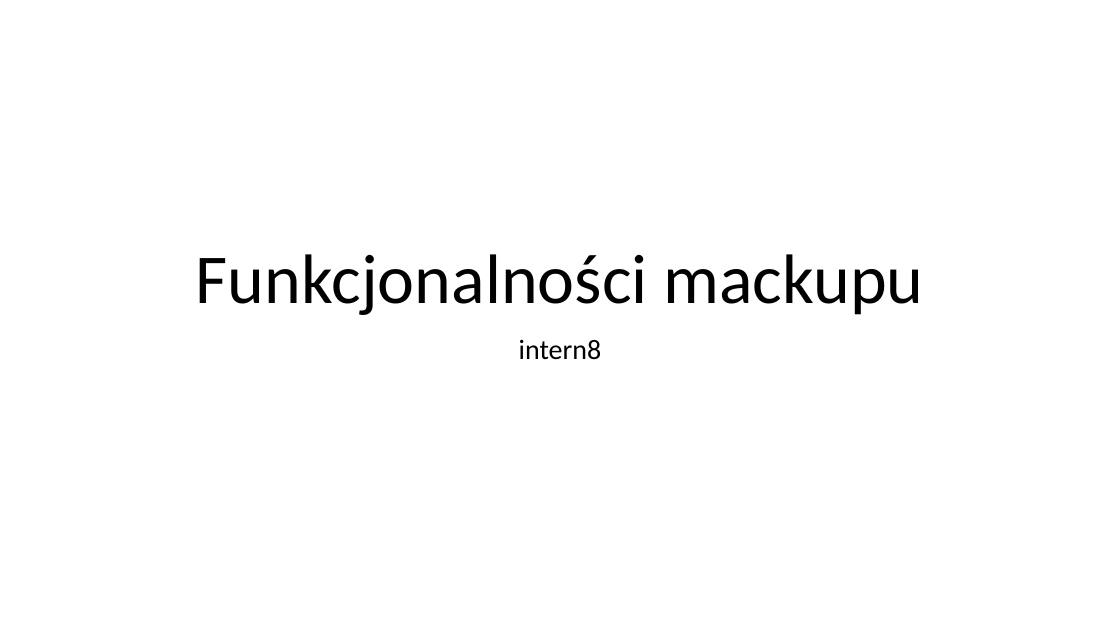
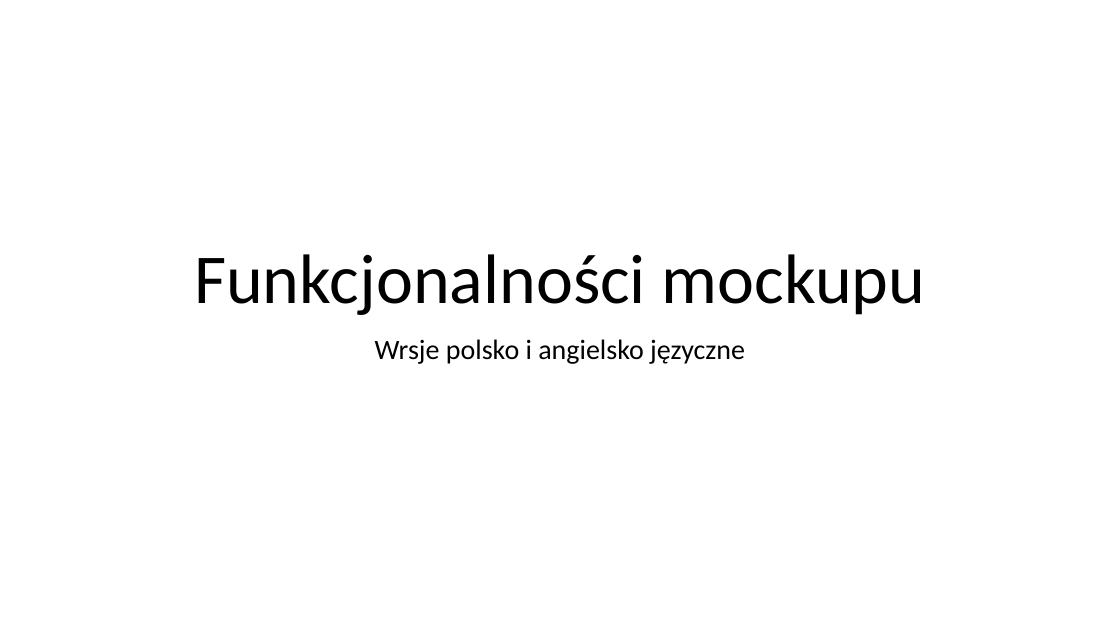
Before and after one commit to SzczepanRy/mockup, a slide deck: slide 1 of prentacje/Funkcjonalności strony.pptx. Drawn at 1120x630 pixels with LibreOffice and Linux fonts; fonts in the diff are those of the drawing. Boxes give left, top, right and bottom in pixels: in the first picture for what was removed or moved away, otherwise in the second. Text is boxed around its words. In the diff, an @@ line names an element or a change of style, - is before the commit and + after.

```diff
--- a/prentacje/Funkcjonalności strony.pptx
+++ b/prentacje/Funkcjonalności strony.pptx
@@ title at [194, 254, 926, 315]: text changed @@
-Funkcjonalności mackupu
+Funkcjonalności mockupu
@@ subtitle at [375, 339, 745, 364]: text changed @@
-intern8
+Wrsje polsko i angielsko języczne
```
Also in this commit, not shown: 4 other slides changed, 5 slides added, 1 other file.
